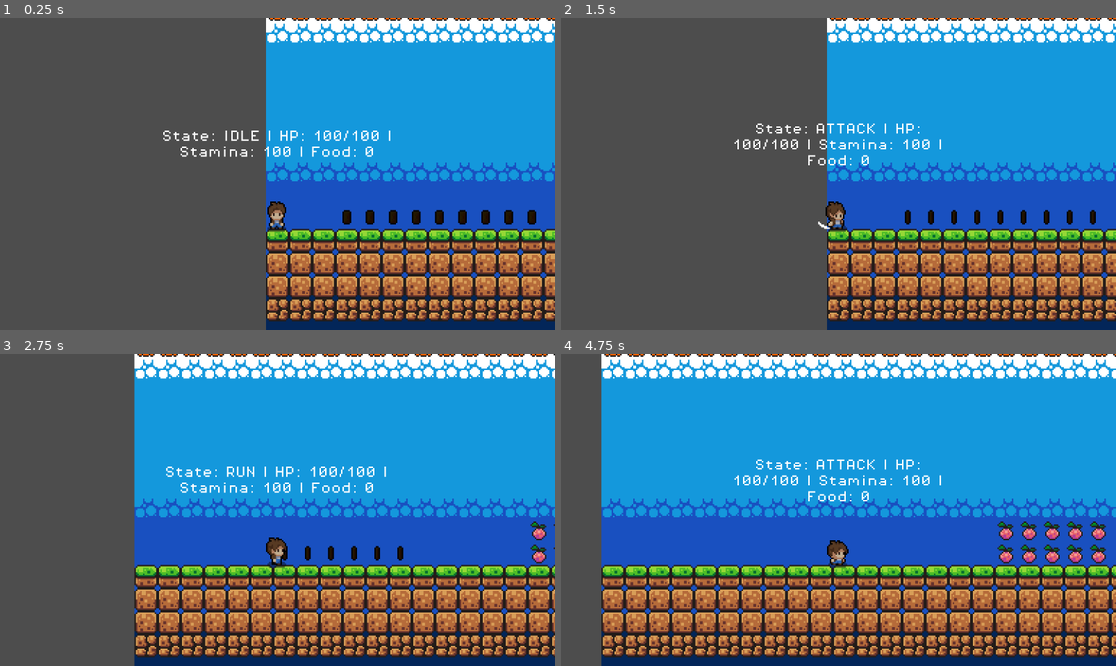
Above: before the commit, frames 1-4 (two rows, left to right).
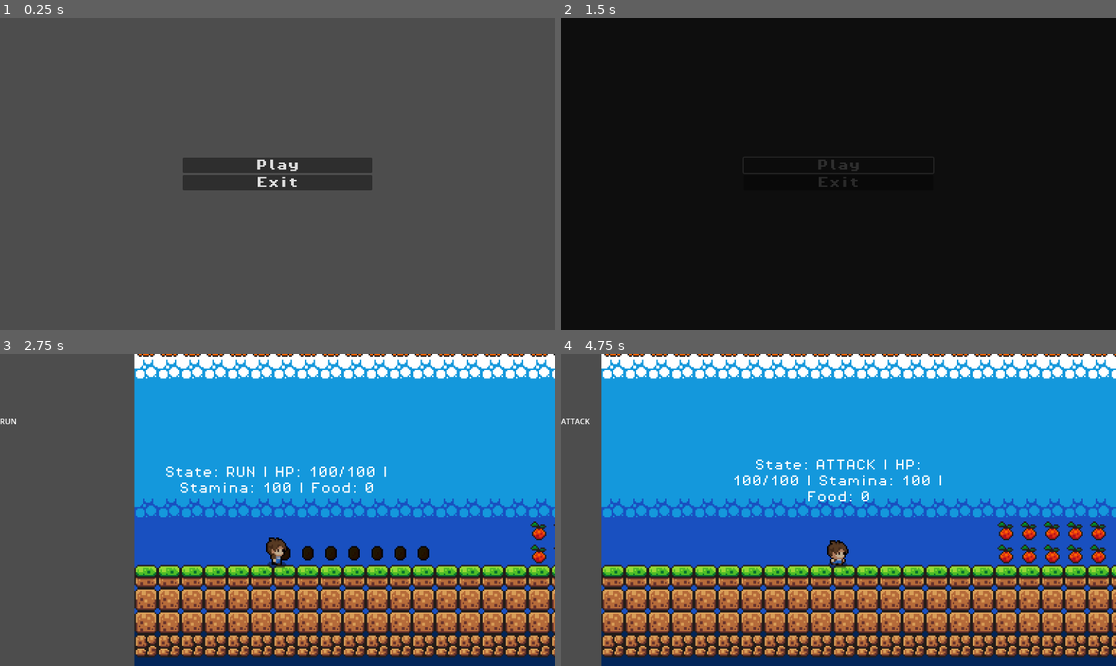
Above: after the commit, the same moments.

Repository: bagas017/project-tubes-tekgame
Game: Godot game, scene res://scenes/main_menu.tscn
The game is run twice, just before and just after one commit, with the same random seed, the same clock (stepped at 60 frames per second) and the same inputs. Before the commit the project starts from res://scenes/main.tscn.
Inputs (mouse positions are in pixels of both pictures, inside the frame that each line leads up to):
- Up to frame 1 (0.25 s): no input
- Up to frame 2 (1.5 s): click (838, 164) at 0.5 s, where only the run after the commit has a clickable "Play"; click (838, 164) at 1.25 s, where only the run after the commit has a clickable "Play"
- Up to frame 3 (2.75 s): move the mouse to (399, 494) at 2.02 s; hold D (move_right) from 2.03 s (still down); click (399, 494) at 2.1 s; tap Space (jump) at 2.27 s; tap Q (eat) at 2.3 s
- Up to frame 4 (4.75 s): move the mouse to (727, 525) at 2.77 s; tap Q (eat) at 2.85, 4.55 s; tap Space (jump) at 3.02, 4.52 s; tap E (interaction) at 3.05, 3.6 s; move the mouse to (894, 441) at 3.52 s; release D (move_right) at 3.53 s; hold A (move_left) 3.53-4.28 s; click (894, 441) at 3.8 s; move the mouse to (810, 572) at 4.27 s; hold D (move_right) from 4.28 s (still down); click (810, 572) at 4.35 s

The runs differ from the first frame. In frame 1, 54% of the frame differs, in the area x 29-100%, y 0-100%; in frame 2, 96%, in the area x 0-100%, y 0-100%; in frame 3, 0.6%; in frame 4, 0.6%.

Commit message:
UI
ini ui, ya allah cape

Diff:
--- a/project.godot
+++ b/project.godot
@@ -11,7 +11,7 @@
 [application]
 
 config/name="Project TekGame"
-run/main_scene="uid://cf6hf0gvasb13"
+run/main_scene="uid://bjb7g7v7dikrc"
 config/features=PackedStringArray("4.4", "Forward Plus")
 config/icon="res://icon.svg"
 
--- a/scenes/main.tscn
+++ b/scenes/main.tscn
@@ -1,7 +1,10 @@
-[gd_scene load_steps=3 format=3 uid="uid://cf6hf0gvasb13"]
+[gd_scene load_steps=6 format=3 uid="uid://cf6hf0gvasb13"]
 
 [ext_resource type="Script" uid="uid://bhkgb1huv7wjt" path="res://scripts/GameManager.gd" id="1_0wfyh"]
+[ext_resource type="Script" uid="uid://e7sagtyswviy" path="res://scripts/HUD.gd" id="1_sugp2"]
+[ext_resource type="Script" uid="uid://b8nscjvxl0fxb" path="res://scripts/PauseMenu.gd" id="2_jyhfs"]
 [ext_resource type="Script" uid="uid://7m6ry11cp1py" path="res://scripts/SceneManager.gd" id="2_sugp2"]
+[ext_resource type="Script" uid="uid://8hr6vlaw8yf0" path="res://scripts/TransitionLayer.gd" id="5_tbgi4"]
 
 [node name="Main" type="Node2D"]
 
@@ -14,18 +17,60 @@
 anchors_preset = 0
 offset_right = 40.0
 offset_bottom = 40.0
+script = ExtResource("1_sugp2")
 
-[node name="HealthBar" type="Node" parent="UI/HUD"]
+[node name="HealthBar" type="TextureProgressBar" parent="UI/HUD"]
+layout_mode = 0
+offset_right = 382.0
+offset_bottom = 64.0
 
-[node name="StaminaBar" type="Node" parent="UI/HUD"]
+[node name="StaminaBar" type="TextureProgressBar" parent="UI/HUD"]
+layout_mode = 0
+offset_top = 64.0
+offset_right = 384.0
+offset_bottom = 128.0
 
-[node name="StateLabel" type="Node" parent="UI/HUD"]
+[node name="StateLabel" type="Label" parent="UI/HUD"]
+layout_mode = 0
+offset_top = 128.0
+offset_right = 386.0
+offset_bottom = 189.0
 
 [node name="PauseMenu" type="Control" parent="UI"]
 layout_mode = 3
-anchors_preset = 0
-offset_right = 40.0
-offset_bottom = 40.0
+anchors_preset = 15
+anchor_right = 1.0
+anchor_bottom = 1.0
+grow_horizontal = 2
+grow_vertical = 2
+script = ExtResource("2_jyhfs")
+
+[node name="VBoxContainer" type="VBoxContainer" parent="UI/PauseMenu"]
+layout_mode = 1
+anchors_preset = 8
+anchor_left = 0.5
+anchor_top = 0.5
+anchor_right = 0.5
+anchor_bottom = 0.5
+offset_left = -257.0
+offset_top = -100.0
+offset_right = 257.0
+offset_bottom = 100.0
+grow_horizontal = 2
+grow_vertical = 2
+alignment = 1
+
+[node name="ResumeButton" type="Button" parent="UI/PauseMenu/VBoxContainer"]
+layout_mode = 2
+text = "Resume"
+
+[node name="RestartButton" type="Button" parent="UI/PauseMenu/VBoxContainer"]
+layout_mode = 2
+text = "Restart"
+
+[node name="ExitButton" type="Button" parent="UI/PauseMenu/VBoxContainer"]
+layout_mode = 2
+text = "Exit"
 
 [node name="GameManager" type="Node" parent="."]
 script = ExtResource("1_0wfyh")
@@ -36,3 +81,13 @@
 [node name="AudioManager" type="Node" parent="."]
 
 [node name="TransitionLayer" type="CanvasLayer" parent="."]
+script = ExtResource("5_tbgi4")
+
+[node name="ColorRect" type="ColorRect" parent="TransitionLayer"]
+anchors_preset = 15
+anchor_right = 1.0
+anchor_bottom = 1.0
+grow_horizontal = 2
+grow_vertical = 2
+mouse_filter = 2
+color = Color(0, 0, 0, 1)
--- /dev/null
+++ b/scenes/main_menu.tscn
@@ -0,0 +1,53 @@
+[gd_scene load_steps=4 format=3 uid="uid://bjb7g7v7dikrc"]
+
+[ext_resource type="Script" uid="uid://bdymlywb4pb1b" path="res://scripts/MainMenu.gd" id="1_ekxnf"]
+[ext_resource type="FontFile" uid="uid://c53kogtyjwsss" path="res://assets/fonts/PixelOperator8-Bold.ttf" id="2_bqqt6"]
+[ext_resource type="Script" uid="uid://8hr6vlaw8yf0" path="res://scripts/TransitionLayer.gd" id="3_bqqt6"]
+
+[node name="MainMenu" type="Control"]
+layout_mode = 3
+anchors_preset = 15
+anchor_right = 1.0
+anchor_bottom = 1.0
+grow_horizontal = 2
+grow_vertical = 2
+script = ExtResource("1_ekxnf")
+
+[node name="VBoxContainer" type="VBoxContainer" parent="."]
+layout_mode = 1
+anchors_preset = 8
+anchor_left = 0.5
+anchor_top = 0.5
+anchor_right = 0.5
+anchor_bottom = 0.5
+offset_left = -197.0
+offset_top = -202.0
+offset_right = 197.0
+offset_bottom = 202.0
+grow_horizontal = 2
+grow_vertical = 2
+alignment = 1
+
+[node name="PlayButton" type="Button" parent="VBoxContainer"]
+layout_mode = 2
+theme_override_fonts/font = ExtResource("2_bqqt6")
+theme_override_font_sizes/font_size = 24
+text = "Play"
+
+[node name="ExitButton" type="Button" parent="VBoxContainer"]
+layout_mode = 2
+theme_override_fonts/font = ExtResource("2_bqqt6")
+theme_override_font_sizes/font_size = 24
+text = "Exit"
+
+[node name="TransitionLayer" type="CanvasLayer" parent="."]
+script = ExtResource("3_bqqt6")
+
+[node name="ColorRect" type="ColorRect" parent="TransitionLayer"]
+anchors_preset = 15
+anchor_right = 1.0
+anchor_bottom = 1.0
+grow_horizontal = 2
+grow_vertical = 2
+mouse_filter = 2
+color = Color(0, 0, 0, 1)
--- a/scenes/world/area_1.tscn
+++ b/scenes/world/area_1.tscn
@@ -239,6 +239,9 @@
 [node name="Soul of Nyx9" parent="Soul of Nyxs" instance=ExtResource("4_iijaa")]
 position = Vector2(-72, -8)
 
+[node name="Soul of Nyx10" parent="Soul of Nyxs" instance=ExtResource("4_iijaa")]
+position = Vector2(-56, -8)
+
 [node name="Foods" type="Node" parent="."]
 
 [node name="Food" parent="Foods" instance=ExtResource("3_up00j")]
@@ -290,8 +293,8 @@
 [node name="Checkpoint" parent="." instance=ExtResource("7_aacxn")]
 position = Vector2(255, -8)
 
-[node name="Scrap of Eon" parent="." instance=ExtResource("8_v68r2")]
-position = Vector2(256, -57)
+[node name="Scrap of Eon 1" parent="." instance=ExtResource("8_v68r2")]
+position = Vector2(256, -40)
 
 [connection signal="body_entered" from="DoorToArea2/Area2Ddoor" to="DoorToArea2/Area2Ddoor" method="_on_body_entered"]
 [connection signal="body_exited" from="DoorToArea2/Area2Ddoor" to="DoorToArea2/Area2Ddoor" method="_on_body_exited"]
--- a/scenes/world/area_2.tscn
+++ b/scenes/world/area_2.tscn
@@ -1,9 +1,11 @@
-[gd_scene load_steps=9 format=3 uid="uid://cyf6lig0fjuiy"]
+[gd_scene load_steps=11 format=3 uid="uid://cyf6lig0fjuiy"]
 
 [ext_resource type="Texture2D" uid="uid://d0q2g65ahgok" path="res://assets/sprites/world_tileset.png" id="1_fvgwp"]
 [ext_resource type="Script" uid="uid://so3ecu1sqsd0" path="res://scripts/map/door.gd" id="2_fvgwp"]
 [ext_resource type="PackedScene" uid="uid://bol3qf55lnkcd" path="res://scenes/map/killzone.tscn" id="3_ea2c6"]
 [ext_resource type="PackedScene" uid="uid://c282msk6q73gd" path="res://scenes/map/checkpoint.tscn" id="4_61u8w"]
+[ext_resource type="PackedScene" uid="uid://kf1k5n1flcaf" path="res://scenes/enemy/enemy_a.tscn" id="5_sfef4"]
+[ext_resource type="PackedScene" uid="uid://02jlj4lmq646" path="res://scenes/map/scrap_of_eon.tscn" id="6_manis"]
 
 [sub_resource type="TileSetAtlasSource" id="TileSetAtlasSource_2jh2d"]
 texture = ExtResource("1_fvgwp")
@@ -230,6 +232,13 @@
 [node name="Checkpoint2" parent="." instance=ExtResource("4_61u8w")]
 position = Vector2(255, -8)
 
+[node name="EnemyA" parent="." instance=ExtResource("5_sfef4")]
+position = Vector2(-24, -12)
+can_patrol = false
+
+[node name="Scrap of Eon 2" parent="." instance=ExtResource("6_manis")]
+position = Vector2(256, -40)
+
 [connection signal="body_entered" from="DoorToArea1/Area2Ddoor" to="DoorToArea1/Area2Ddoor" method="_on_body_entered"]
 [connection signal="body_exited" from="DoorToArea1/Area2Ddoor" to="DoorToArea1/Area2Ddoor" method="_on_body_exited"]
 [connection signal="body_entered" from="DoorToArea3/Area2Ddoor" to="DoorToArea3/Area2Ddoor" method="_on_body_entered"]
--- a/scenes/world/area_3.tscn
+++ b/scenes/world/area_3.tscn
@@ -1,9 +1,10 @@
-[gd_scene load_steps=9 format=3 uid="uid://dlfk2srr0t4pm"]
+[gd_scene load_steps=10 format=3 uid="uid://dlfk2srr0t4pm"]
 
 [ext_resource type="Texture2D" uid="uid://d0q2g65ahgok" path="res://assets/sprites/world_tileset.png" id="1_0k8f4"]
 [ext_resource type="Script" uid="uid://so3ecu1sqsd0" path="res://scripts/map/door.gd" id="2_0k8f4"]
 [ext_resource type="PackedScene" uid="uid://bol3qf55lnkcd" path="res://scenes/map/killzone.tscn" id="3_plcv4"]
 [ext_resource type="PackedScene" uid="uid://c282msk6q73gd" path="res://scenes/map/checkpoint.tscn" id="4_ywmgx"]
+[ext_resource type="PackedScene" uid="uid://02jlj4lmq646" path="res://scenes/map/scrap_of_eon.tscn" id="5_fklsj"]
 
 [sub_resource type="TileSetAtlasSource" id="TileSetAtlasSource_2jh2d"]
 texture = ExtResource("1_0k8f4")
@@ -212,5 +213,8 @@
 [node name="Checkpoint" parent="." instance=ExtResource("4_ywmgx")]
 position = Vector2(-241, -8)
 
+[node name="Scrap of Eon 3" parent="." instance=ExtResource("5_fklsj")]
+position = Vector2(256, -40)
+
 [connection signal="body_entered" from="DoorToArea2/Area2Ddoor" to="DoorToArea2/Area2Ddoor" method="_on_body_entered"]
 [connection signal="body_exited" from="DoorToArea2/Area2Ddoor" to="DoorToArea2/Area2Ddoor" method="_on_body_exited"]
--- a/scripts/GameManager.gd
+++ b/scripts/GameManager.gd
@@ -1,15 +1,24 @@
 extends Node
 
 # ==============================
-# ====== GAME STATE ============
+# ===== VARIABEL GLOBAL ========
 # ==============================
 var soul_count: int = 0
 var scrap_count: int = 0
+var picked_items: Dictionary = {}   # menyimpan ID item yang sudah diambil
 
 const MAX_SOUL: int = 100
 const REQUIRED_SOUL: int = 70
 const REQUIRED_SCRAP: int = 3
-const DEATH_PENALTY: float = 0.05
+const DEATH_PENALTY: float = 0.05   # 5% soul hilang saat mati
+
+# ==============================
+# ===== RESET GAME =============
+# ==============================
+func reset() -> void:
+	soul_count = 0
+	scrap_count = 0
+	picked_items.clear()
 
 # ==============================
 # ===== SOUL SYSTEM ============
@@ -29,6 +38,15 @@
 		scrap_count += 1
 
 # ==============================
+# ===== ITEM SAVE SYSTEM =======
+# ==============================
+func is_item_picked(id: String) -> bool:
+	return picked_items.has(id)
+
+func set_item_picked(id: String) -> void:
+	picked_items[id] = true
+
+# ==============================
 # ===== ENDING CHECK ===========
 # ==============================
 func check_ending() -> String:
--- a/scripts/Global.gd
+++ b/scripts/Global.gd
@@ -7,3 +7,9 @@
 
 # Lokasi spawn terakhir (opsional)
 var last_spawn_point: String = ""
+
+func reset() -> void:
+	max_hp = 100
+	hp = 100
+	food_count = 0
+	last_spawn_point = ""
--- /dev/null
+++ b/scripts/HUD.gd
@@ -0,0 +1,21 @@
+extends Control
+
+@onready var health_bar: TextureProgressBar = $HealthBar
+@onready var stamina_bar: TextureProgressBar = $StaminaBar
+@onready var state_label: Label = $StateLabel
+
+func _ready() -> void:
+	health_bar.max_value = 100
+	health_bar.value = 100
+	stamina_bar.max_value = 100
+	stamina_bar.value = 100
+	state_label.text = "Idle"
+
+func update_health(value: int) -> void:
+	health_bar.value = clamp(value, 0, health_bar.max_value)
+
+func update_stamina(value: int) -> void:
+	stamina_bar.value = clamp(value, 0, stamina_bar.max_value)
+
+func update_state(state: String) -> void:
+	state_label.text = state
--- /dev/null
+++ b/scripts/MainMenu.gd
@@ -0,0 +1,22 @@
+extends Control
+
+@onready var play_button: Button = $VBoxContainer/PlayButton
+@onready var exit_button: Button = $VBoxContainer/ExitButton
+@onready var transition: Node = $TransitionLayer  # ambil node TransitionLayer langsung
+
+func _ready() -> void:
+	play_button.pressed.connect(_on_play_pressed)
+	exit_button.pressed.connect(_on_exit_pressed)
+
+func _on_play_pressed() -> void:
+	# Reset data player & item
+	Global.reset()
+	GameManager.reset()
+
+	if transition and transition.is_inside_tree():
+		await transition.fade_to_scene("res://scenes/main.tscn", 1.0)
+	else:
+		push_warning("TransitionLayer belum siap saat menekan Play")
+
+func _on_exit_pressed() -> void:
+	get_tree().quit()
--- /dev/null
+++ b/scripts/PauseMenu.gd
@@ -0,0 +1,43 @@
+extends Control
+
+@onready var resume_button: Button = $VBoxContainer/ResumeButton
+@onready var restart_button: Button = $VBoxContainer/RestartButton
+@onready var exit_button: Button = $VBoxContainer/ExitButton
+
+func _ready() -> void:
+	visible = false
+	process_mode = Node.PROCESS_MODE_ALWAYS   # tetap bisa input meski game paused
+	resume_button.pressed.connect(_on_resume_pressed)
+	restart_button.pressed.connect(_on_restart_pressed)
+	exit_button.pressed.connect(_on_exit_pressed)
+
+func _process(_delta: float) -> void:
+	if Input.is_action_just_pressed("ui_cancel"): # ESC default
+		toggle_pause()
+
+func toggle_pause() -> void:
+	visible = not visible
+	get_tree().paused = visible
+
+func _on_resume_pressed() -> void:
+	toggle_pause()
+
+func _on_restart_pressed() -> void:
+	get_tree().paused = false
+
+	# Reset data player & item
+	Global.reset()
+	GameManager.reset()
+
+	var transition = get_tree().root.get_node("Main/TransitionLayer")
+	transition.fade_to_scene(get_tree().current_scene.scene_file_path, 1.0)  # restart scene dengan fade
+
+func _on_exit_pressed() -> void:
+	get_tree().paused = false
+
+	# Reset data player & item
+	Global.reset()
+	GameManager.reset()
+
+	var transition = get_tree().root.get_node("Main/TransitionLayer")
+	transition.fade_to_scene("res://scenes/main_menu.tscn", 1.0)   # fade ke main menu
--- a/scripts/SceneManager.gd
+++ b/scripts/SceneManager.gd
@@ -4,13 +4,16 @@
 var player: CharacterBody2D
 @onready var current_area: Node = $"../CurrentArea"
 
-func _ready():
+func _ready() -> void:
 	start_game()
 
 func start_game():
 	change_area("res://scenes/world/area_1.tscn", "Spawn_Area1_Start")
 
 func change_area(area_path: String, spawn_name: String):
+	if not is_inside_tree():
+		await ready  # pastikan SceneManager sudah aktif
+
 	# Keluarkan player sementara biar tidak ikut kehapus
 	var old_player := player
 	if old_player and old_player.get_parent():
--- /dev/null
+++ b/scripts/TransitionLayer.gd
@@ -0,0 +1,43 @@
+extends CanvasLayer
+
+@onready var rect: ColorRect = $ColorRect
+
+func _ready() -> void:
+	rect.color = Color(0, 0, 0, 0)   # mulai transparan
+	visible = false                  # tidak terlihat kalau tidak dipakai
+	rect.mouse_filter = Control.MOUSE_FILTER_IGNORE
+
+
+# Fade in: layar jadi hitam
+func fade_in(duration: float = 1.0) -> void:
+	if not is_inside_tree():
+		await ready  # pastikan sudah di scene tree
+	visible = true
+	var tween = create_tween()
+	tween.tween_property(rect, "color:a", 1.0, duration)
+	await tween.finished
+
+
+# Fade out: layar jadi transparan
+func fade_out(duration: float = 1.0) -> void:
+	if not is_inside_tree():
+		await ready
+	var tween = create_tween()
+	tween.tween_property(rect, "color:a", 0.0, duration)
+	await tween.finished
+	visible = false
+
+
+# Fungsi praktis: transisi ke scene baru
+func fade_to_scene(path: String, duration: float = 1.0) -> void:
+	if not is_inside_tree():
+		await ready  # tunggu node aktif sepenuhnya
+
+	await fade_in(duration)                                  # gelapkan layar
+	var tree := get_tree()
+	if tree:
+		tree.change_scene_to_file(path)                      # ganti scene
+		await tree.process_frame                             # tunggu 1 frame
+	else:
+		push_error("SceneTree belum siap! TransitionLayer tidak ada di scene aktif.")
+	await fade_out(duration)                                 # terangin lagi
--- a/scripts/map/food.gd
+++ b/scripts/map/food.gd
@@ -1,12 +1,43 @@
 extends Area2D
 
+# ==============================
+# ===== VARIABEL EXPORT ========
+# ==============================
+@export var pickup_id: String = ""   # kalau kosong → pakai node.name
+@export var food_value: int = 1
+
+# ==============================
+# ===== NODE REFERENCE =========
+# ==============================
 @onready var animation_player: AnimationPlayer = $AnimationPlayer
 
+# ==============================
+# ===== READY ==================
+# ==============================
+func _ready() -> void:
+	if pickup_id == "":
+		pickup_id = name
+
+	# Kalau sudah pernah diambil → langsung hilang
+	if GameManager.is_item_picked(pickup_id):
+		queue_free()
+
+# ==============================
+# ===== SIGNAL HANDLER =========
+# ==============================
 func _on_body_entered(body: Node2D) -> void:
 	if body.is_in_group("player"):
+		# Simpan status pickup
+		GameManager.set_item_picked(pickup_id)
+
 		# Tambahkan food ke PlayerHealth
 		if body.has_node("PlayerHealth"):
-			body.get_node("PlayerHealth").add_food(1)
+			body.get_node("PlayerHealth").add_food(food_value)
 
-		# Mainkan animasi pickup (hilang + suara sudah diatur di animasi)
-		animation_player.play("pickup_animation")
+		print("Food picked! Player food count:", body.get_node("PlayerHealth").food_count)
+
+		# Mainkan animasi pickup
+		if animation_player and animation_player.has_animation("pickup_animation"):
+			animation_player.play("pickup_animation")
+		else:
+			queue_free()
--- a/scripts/player/Player.gd
+++ b/scripts/player/Player.gd
@@ -113,6 +113,16 @@
 		health.food_count
 	]
 
+	# === Sinkronisasi HUD utama ===
+	if has_node("/root/Main/UI/HUD"):
+		var hud = get_node("/root/Main/UI/HUD")
+		hud.update_health(health.hp)
+		hud.health_bar.max_value = health.max_hp
+		hud.update_stamina(stamina.stamina)
+		hud.update_state(PlayerState.keys()[current_state])
+
+
+
 
 
 
--- a/scripts/player/PlayerHealth.gd
+++ b/scripts/player/PlayerHealth.gd
@@ -104,7 +104,6 @@
 	if hp < 0:
 		hp = 0
 	Global.hp = hp   # <--- simpan ke global
-	print("Player HP:", hp)
 
 	# kalau HP habis -> state DEAD, stop gerakan
 	if hp <= 0:
--- a/scripts/scrap_of_eon.gd
+++ b/scripts/scrap_of_eon.gd
@@ -1,10 +1,40 @@
 extends Area2D
 
-@onready var game_manager: Node = %"Game Manager"
+# ==============================
+# ===== VARIABEL EXPORT ========
+# ==============================
+@export var pickup_id: String = ""   # kalau kosong → pakai node.name
+
+# ==============================
+# ===== NODE REFERENCE =========
+# ==============================
 @onready var animation_player: AnimationPlayer = $AnimationPlayer
 
+# ==============================
+# ===== READY ==================
+# ==============================
+func _ready() -> void:
+	if pickup_id == "":
+		pickup_id = name
+
+	# Kalau scrap sudah diambil sebelumnya → langsung hilang
+	if GameManager.is_item_picked(pickup_id):
+		queue_free()
+
+# ==============================
+# ===== SIGNAL HANDLER =========
+# ==============================
 func _on_body_entered(body: Node2D) -> void:
-	if body.is_in_group("Player"):
-		game_manager.add_scrap()
-		animation_player.play("pickup_animation")
-		queue_free()
+	if body.is_in_group("player"):
+		# Simpan status pickup
+		GameManager.set_item_picked(pickup_id)
+
+		# Tambahkan scrap
+		GameManager.add_scrap()
+		print("Scrap picked! Total scrap:", GameManager.scrap_count)
+
+		# Mainkan animasi pickup
+		if animation_player and animation_player.has_animation("pickup_animation"):
+			animation_player.play("pickup_animation")
+		else:
+			queue_free()
--- a/scripts/soul_of_nyx.gd
+++ b/scripts/soul_of_nyx.gd
@@ -3,7 +3,8 @@
 # ==============================
 # ===== VARIABEL EXPORT ========
 # ==============================
-@export var soul_value: int = 1   # jumlah soul yang diberikan saat diambil
+@export var pickup_id: String = ""   # kalau kosong → otomatis pakai node.name
+@export var soul_value: int = 1
 
 # ==============================
 # ===== NODE REFERENCE =========
@@ -11,18 +12,31 @@
 @onready var animation_player: AnimationPlayer = $AnimationPlayer
 
 # ==============================
+# ===== READY ==================
+# ==============================
+func _ready() -> void:
+	# Kalau ID kosong, gunakan nama node sebagai ID unik
+	if pickup_id == "":
+		pickup_id = name
+
+	# Kalau item sudah pernah diambil → langsung hilang
+	if GameManager.is_item_picked(pickup_id):
+		queue_free()
+
+# ==============================
 # ===== SIGNAL HANDLER =========
 # ==============================
 func _on_body_entered(body: Node2D) -> void:
-	if body.is_in_group("player"):   # pastikan player sudah di group "player"
-		# Tambahkan soul lewat GameManager (autoload)
+	if body.is_in_group("player"):
+		# Simpan status bahwa item ini sudah diambil
+		GameManager.set_item_picked(pickup_id)
+
+		# Tambahkan soul ke GameManager
 		GameManager.add_soul(soul_value)
 		print("Soul picked! Total soul:", GameManager.soul_count)
 
-		# Mainkan animasi pickup (yang sudah include sound di dalamnya)
+		# Mainkan animasi pickup (kalau ada)
 		if animation_player and animation_player.has_animation("pickup_animation"):
 			animation_player.play("pickup_animation")
-
-		# Jangan langsung queue_free di sini,
-		# biarkan AnimationPlayer yang mengeksekusi call_deferred("queue_free")
-		# setelah animasi selesai (bisa ditambahkan via Track "Call Method" di timeline)
+		else:
+			queue_free()
Not shown, added: scripts/HUD.gd.uid
Not shown, added: scripts/MainMenu.gd.uid
Not shown, added: scripts/PauseMenu.gd.uid
Not shown, added: scripts/TransitionLayer.gd.uid
